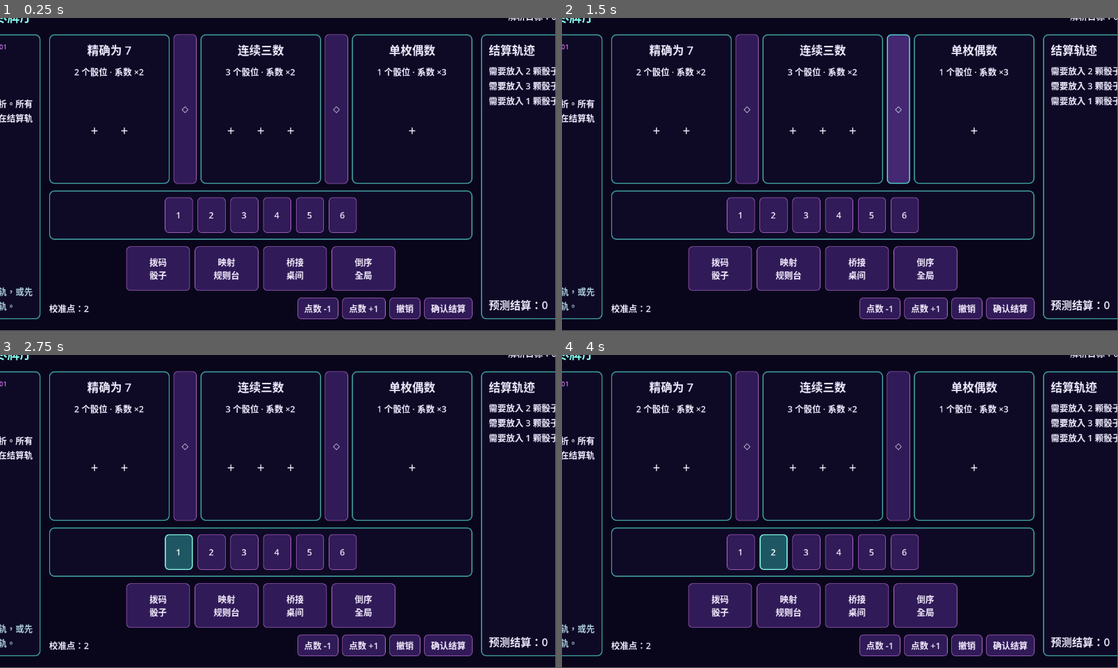
Above: before the commit, frames 1-4 (two rows, left to right).
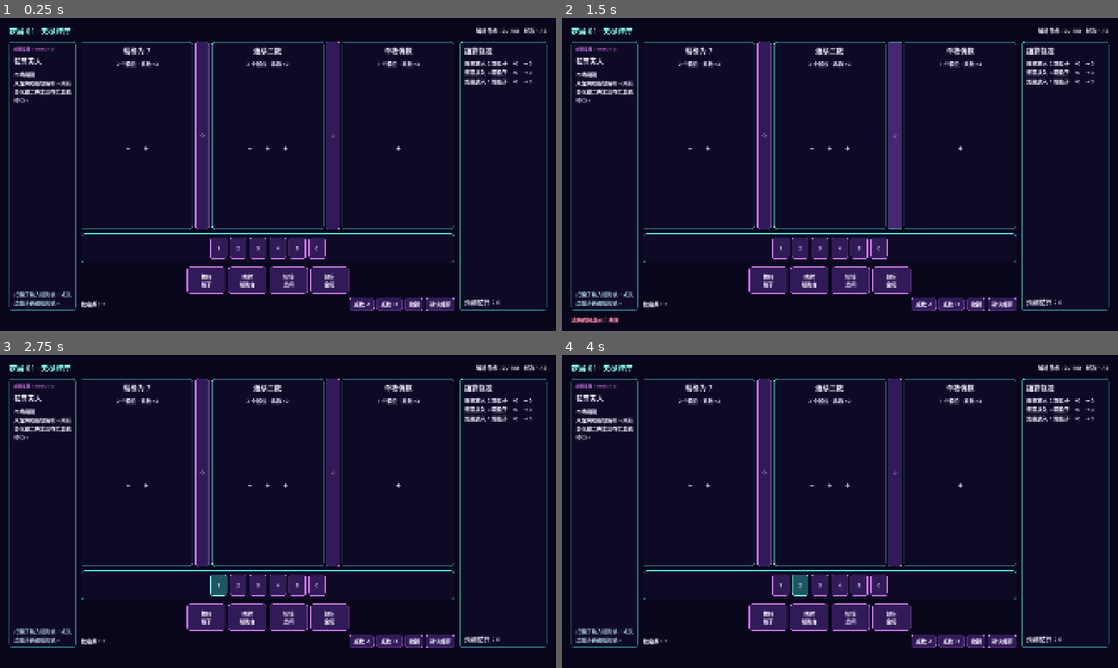
Above: after the commit, the same moments.

Repository: ljq0421/ProjectJoker
Game: Godot game, scene res://scenes/run/single_encounter_screen.tscn
The game is run twice, just before and just after one commit, with the same random seed, the same clock (stepped at 60 frames per second) and the same inputs. Before the commit the project has no main scene; this scene is started directly in both runs.
Inputs:
- Up to frame 1 (0.25 s): no input
- Up to frame 2 (1.5 s): click "◇" at 0.5 s; click "◇" at 1.25 s
- Up to frame 3 (2.75 s): click "1" at 2 s
- Up to frame 4 (4 s): click "1" at 2.75 s; click "2" at 3.5 s
In our replay, the window is 799x449 before the commit and 800x450 after it. These sizes can differ from the game's own. Grey fills any space a smaller window leaves; there, only what the larger window draws over its background counts as a difference.

The runs differ from the first frame. In frame 1, 24% of the frame differs, in the area x 0-100%, y 0-97%; in frame 2, 24%, in the area x 0-100%, y 0-98%; in frame 3, 24%; in frame 4, 24%.

Commit message:
feat: launch single encounter ui

Diff:
--- a/project.godot
+++ b/project.godot
@@ -13,6 +13,16 @@
 config/name="project-joker"
 config/features=PackedStringArray("4.6", "Mobile")
 config/icon="res://icon.svg"
+run/main_scene="res://scenes/run/single_encounter_screen.tscn"
+
+[display]
+
+window/size/viewport_width=1920
+window/size/viewport_height=1080
+window/size/window_width_override=1280
+window/size/window_height_override=720
+window/stretch/mode="canvas_items"
+window/stretch/aspect="keep"
 
 [physics]
 
